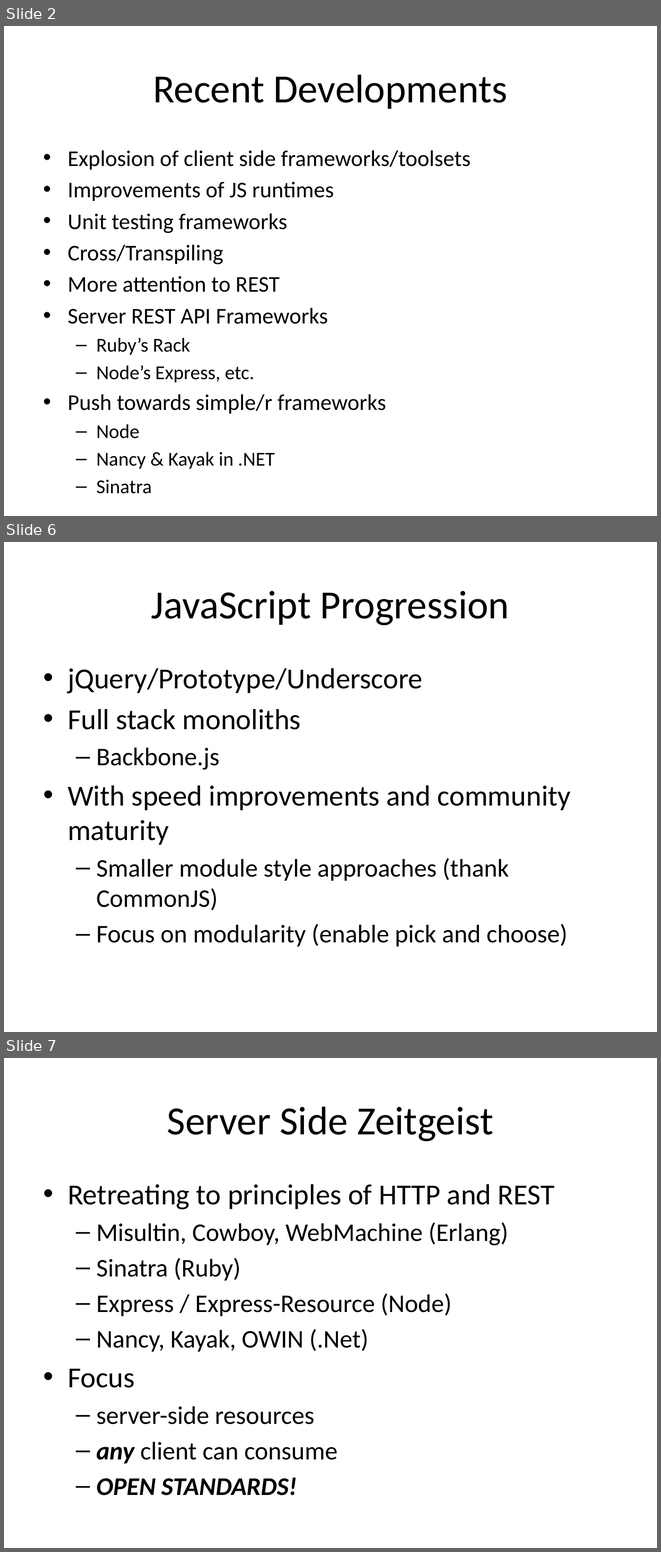
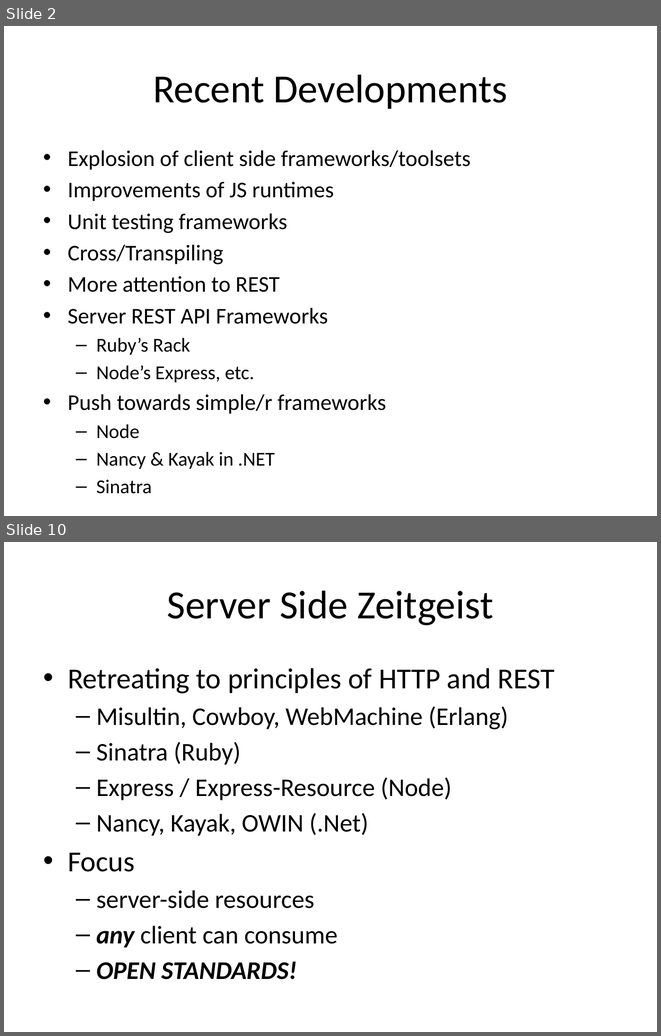
Before and after one commit to vaporworks/Devlink2011-REST-WebClient, a slide deck: PowerPoint/joint_talk_notes.pptx. Shown one above the other, each under a label of ours: slides 2, 6 and 7 before the commit, slides 2 and 10 after it; the slides between them are not shown. The pictures are 661x1552 and 661x1036 pixels, drawn with LibreOffice and Linux fonts; fonts in the diff are those of the drawing. Boxes give left, top, right and bottom in pixels: in the first picture for what was removed or moved away, otherwise in the second. Text is boxed around its words. In the diff, an @@ line names an element or a change of style, - is before the commit and + after.

```diff
--- a/PowerPoint/joint_talk_notes.pptx
+++ b/PowerPoint/joint_talk_notes.pptx
@@ slide 6 removed at [4,542,657,1032], background #FFFFFF @@
@@ title removed at [151,591,509,625] @@
-JavaScript Progression
@@ text removed at [68,668,571,946] @@
-• jQuery/Prototype/Underscore
-• Full stack monoliths
-  – Backbone.js
-• With speed improvements and community maturity
-  – Smaller module style approaches (thank CommonJS)
-  – Focus on modularity (enable pick and choose)
@@ what was slide 7 is now slide 10 @@
```
Also in this commit, not shown: 3 slides changed, 6 slides added, 2 other files.
